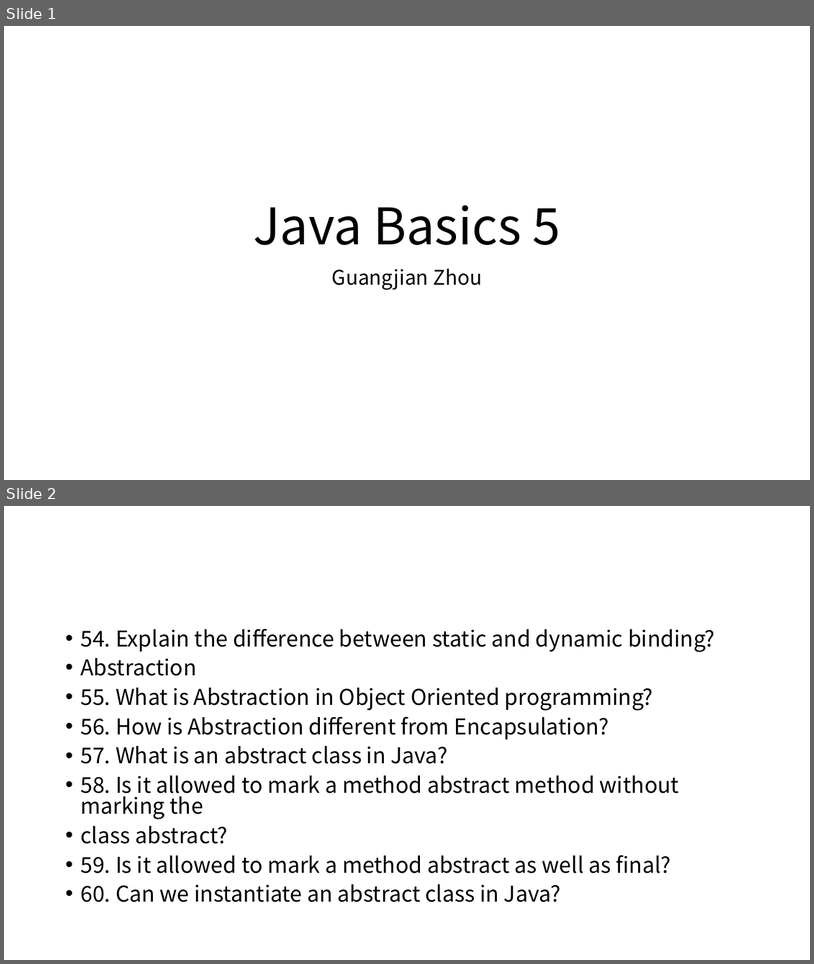
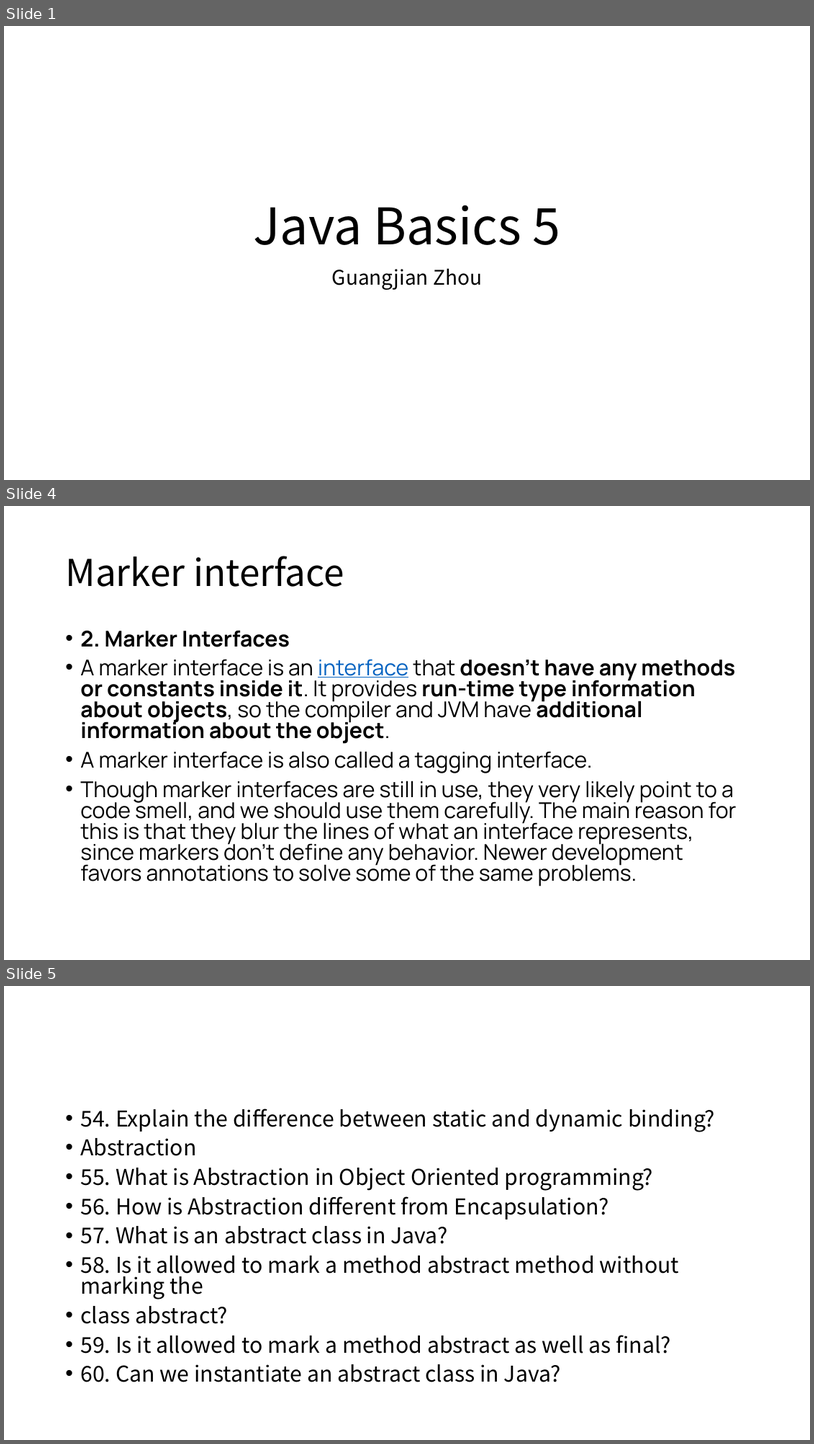
Before and after one commit to Marvioo/Cogent, a slide deck: Java Basics/Java Basics 5.pptx. Shown one above the other, each under a label of ours: slides 1 and 2 before the commit, slides 1, 4 and 5 after it; the slides between them are not shown. The pictures are 814x964 and 814x1444 pixels, drawn with LibreOffice and Linux fonts; fonts in the diff are those of the drawing. Boxes give left, top, right and bottom in pixels: in the first picture for what was removed or moved away, otherwise in the second. Text is boxed around its words. In the diff, an @@ line names an element or a change of style, - is before the commit and + after.

```diff
--- a/Java Basics/Java Basics 5.pptx
+++ b/Java Basics/Java Basics 5.pptx
@@ slide 4 added at (4, 506, 810, 960), background #FFFFFF @@
@@ title added at (65, 556, 345, 587), 44 pt, text #000000 @@
+Marker interface
@@ text added at (80, 630, 737, 886), 25.9 pt, text #000000 @@
+• 2. Marker Interfaces
+• A marker interface is an interface that doesn't have any methods or constants inside it. It provides run-time type information about objects, so the compiler and JVM have additional information about the object.
+• A marker interface is also called a tagging interface.
+• Though marker interfaces are still in use, they very likely point to a code smell, and we should use them carefully. The main reason for this is that they blur the lines of what an interface represents, since markers don't define any behavior. Newer development favors annotations to solve some of the same problems.
@@ what was slide 2 is now slide 5 @@
```
Also in this commit, not shown: 2 other slides added, 2 other files.
